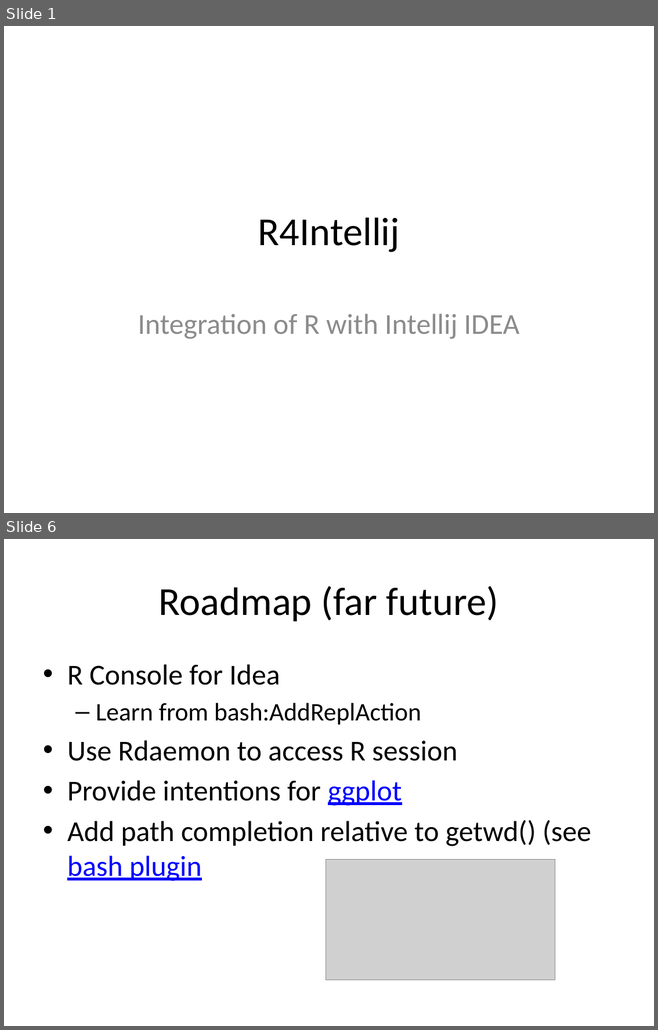
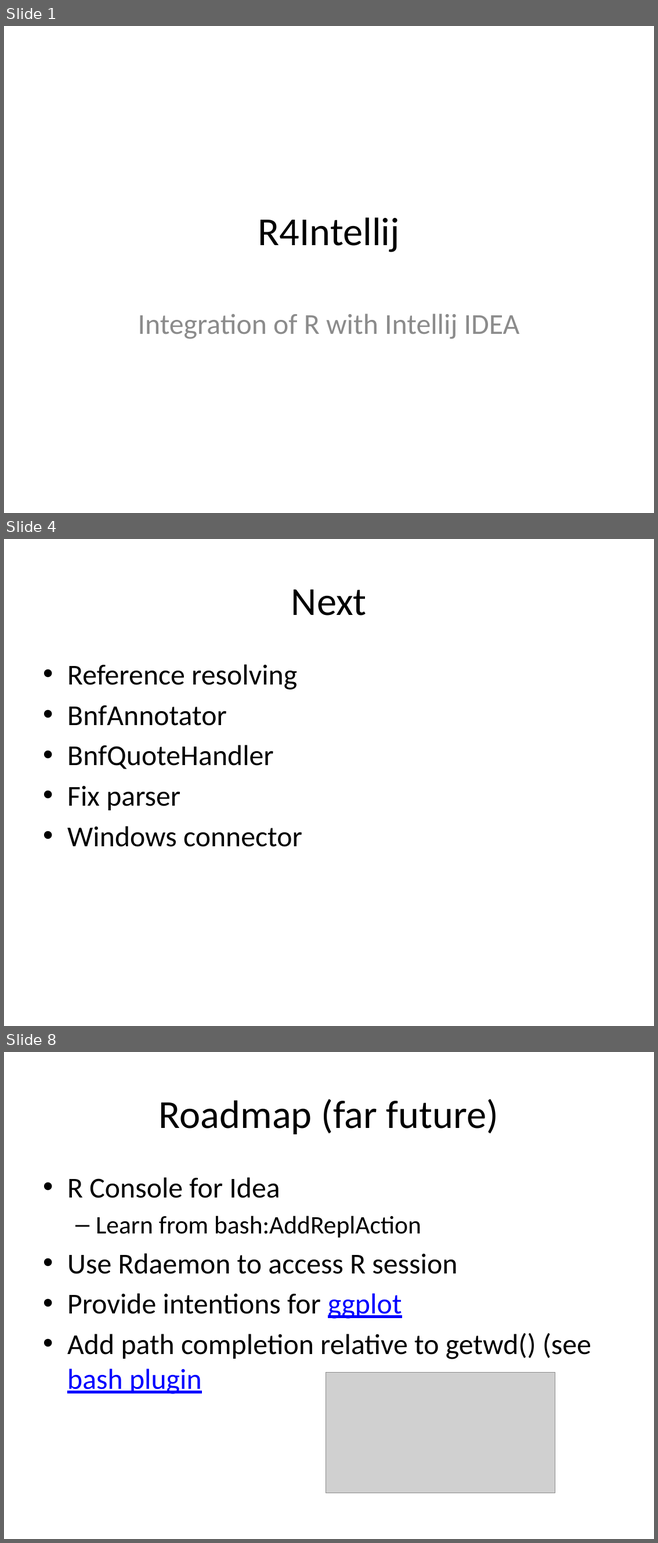
Before and after one commit to holgerbrandl/r4intellij, a slide deck: R4Intellij.pptx. Shown one above the other, each under a label of ours: slides 1 and 6 before the commit, slides 1, 4 and 8 after it; the slides between them are not shown. The pictures are 658x1030 and 658x1543 pixels, drawn with LibreOffice and Linux fonts; fonts in the diff are those of the drawing; grey boxes stand for pictures. Boxes give left, top, right and bottom in pixels: in the first picture for what was removed or moved away, otherwise in the second. Text is boxed around its words. In the diff, an @@ line names an element or a change of style, - is before the commit and + after.

Commit message:
added R-connector for windows

```diff
--- a/R4Intellij.pptx
+++ b/R4Intellij.pptx
@@ slide 4 added at box(4, 539, 654, 1026), background #FFFFFF @@
@@ title added at box(291, 589, 366, 616), 44 pt, text #000000 @@
+Next
@@ text added at box(67, 664, 302, 847), 32 pt, text #000000 @@
+• Reference resolving
+• BnfAnnotator
+• BnfQuoteHandler
+• Fix parser
+• Windows connector
@@ what was slide 6 is now slide 8 @@
```
Also in this commit, not shown: 3 slides changed, 2 other slides added, 1 slide removed, 18 other files.
